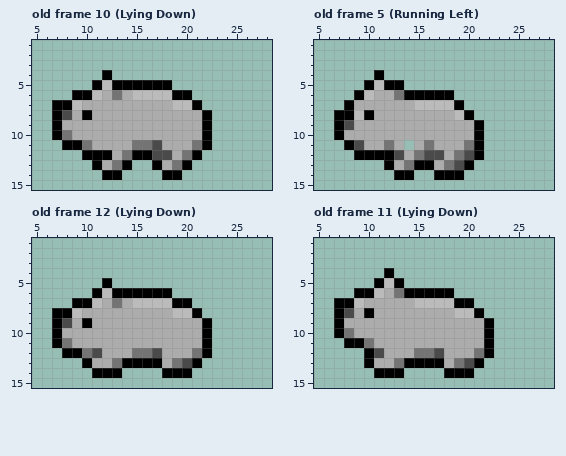
One commit to this pixel-art file: assets/art/sprites/creature_01.aseprite. The first picture shows the starting point.
32x16 pixels, 13 frames. Shown: old frame 10 (Lying Down): x 5..28, y 1..15; old frame 5 (Running Left): x 5..28, y 1..15; old frame 12 (Lying Down): x 5..28, y 1..15; old frame 11 (Lying Down): x 5..28, y 1..15. The commit also changed other frames, which this record leaves out.
After the commit:
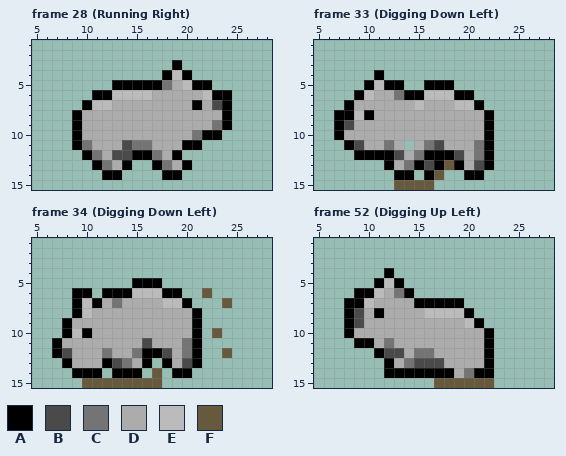
Palette (. is transparent): A #000000  B #4a4a4a  C #747474  D #acacac  E #bbbbbb  F #67593d
A new or re-ordered frame is compared with the old frame closest to it.
Change:
frames 13 -> 55
layer "Creature 1" added
layer "Dirt" added
layer "Layer 1" removed
Frame 28 (Running Right) is new; against old frame 10 (Lying Down):
y 3: x 19 . -> A
y 4: x 12 A -> .; x 18..20 ... -> AEA
y 5: x 11..12 AE -> ..; x 18..22 A.... -> CDEAA
y 6: x 9..14 AAEDCD -> ..AAEE; x 17..24 EEAA.... -> DDDDDEAA
y 7: x 7..12 AAEDDD -> ...AEE; x 19..20 EE -> DD; x 22..24 ... -> DBA
y 8: x 7..10 ABDA -> ..AD; x 22..24 A.. -> DDA
y 9: x 7..9 ADD -> ..A; x 22..24 A.. -> DCA
y 10: x 7..9 ACD -> ..A; x 21 D -> C; x 23 . -> A
y 11: x 8 A -> .; x 14 D -> B; x 17 B -> D; x 20..22 DCA -> AA.
y 12: x 11..14 AADC -> CDBB; x 17..21 BBDCA -> CDA..
y 13: x 12..13 DC -> CD; x 18..19 DC -> CD
Frame 33 (Digging Down Left) is new; against old frame 5 (Running Left):
y 5: x 16..18 ... -> AAA
y 6: x 16..20 AAA.. -> EEEAA
y 7: x 16..21 EEEA.. -> DDDEEA
y 8: x 19..22 EA.. -> DDDA
y 9..10: x 21..22 A. -> DA
y 11: x 17 D -> B; x 20..22 CA. -> DCA
y 12: x 16..22 BBDCBA. -> AAABDCA
y 13: x 16..22 ADCBA.. -> BAFADBA
y 14: x 16..21 .AAA.. -> AF..AA
y 15: x 13..16 .... -> FFFF
Frame 34 (Digging Down Left) is new; against old frame 12 (Lying Down):
y 5: x 12 A -> .; x 15..17 ... -> AAA
y 6: x 9..12 ..AE -> AA.A; x 15..17 AAA -> EEE; x 19 . -> A; x 22 . -> F
y 7: x 10..11 AE -> EA; x 15..17 EEE -> DDD; x 19 A -> E; x 24 . -> F
y 8: x 7..10 AAED -> ..AE; x 19..20 EE -> DD
y 9: x 7..8 AB -> .A; x 10 A -> D; x 21..22 DA -> A.
y 10: x 7..10 ADDD -> .AEA; x 21..23 DA. -> A.F
y 11: x 8 C -> D; x 16 D -> B; x 20..22 DDA -> CA.
y 12: x 7..12 .AACBD -> ABDDDC; x 16..18 CBD -> AAB; x 20..22 DCA -> CA.; x 24 . -> F
y 13: x 8..10 ..A -> ADD; x 12..15 DCAA -> ABCD; x 17..19 ADC -> .AD
y 14: x 9..10 .. -> AA; x 12 A -> .; x 14..15 .. -> AA; x 17..18 .A -> F.
y 15: x 10..17 ........ -> FFFFFFFF
Frame 52 (Digging Up Left) is new; against old frame 11 (Lying Down):
y 6: x 15..18 AAAA -> ....
y 7: x 7 A -> .; x 9..10 ED -> AE; x 15..18 EEEE -> AAAA; x 20 A -> .
y 8: x 7..11 ABDAD -> .ABDA; x 16..18 DDD -> EEE; x 20..21 EA -> A.
y 9: x 7..9 ADD -> .AB; x 20..22 DDA -> EA.
y 10: x 7..8 AC -> .A
y 11: x 8 A -> .; x 10 C -> A; x 12 D -> C
y 12: x 10..13 ABDD -> .ABB; x 17 B -> D; x 21 C -> D
y 13: x 10..17 ADDCAAAA -> ..ADCBBB; x 19..22 CBA. -> DDDA
y 14: x 11 A -> .; x 14..17 .... -> AAAA; x 19..22 AA.. -> DCAA
y 15: x 17..22 ...... -> FFFFFF
